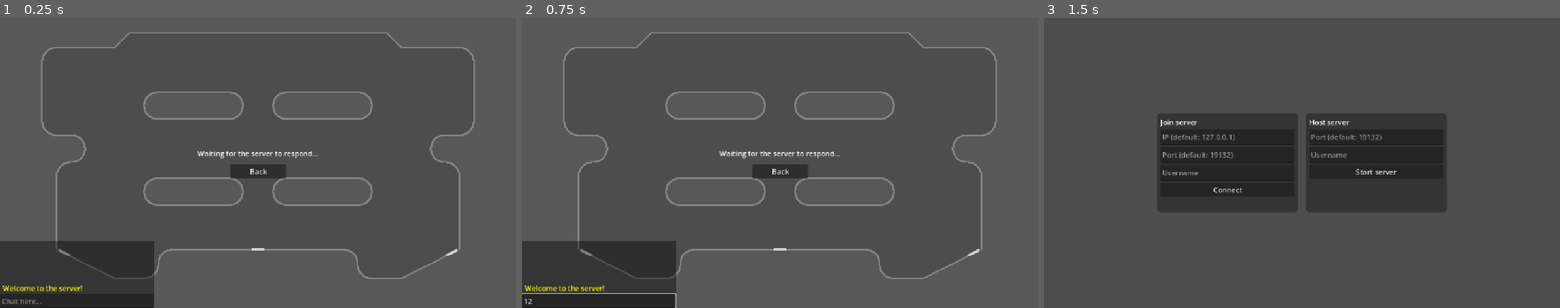
Above: before the commit, frames 1-3 (left to right).
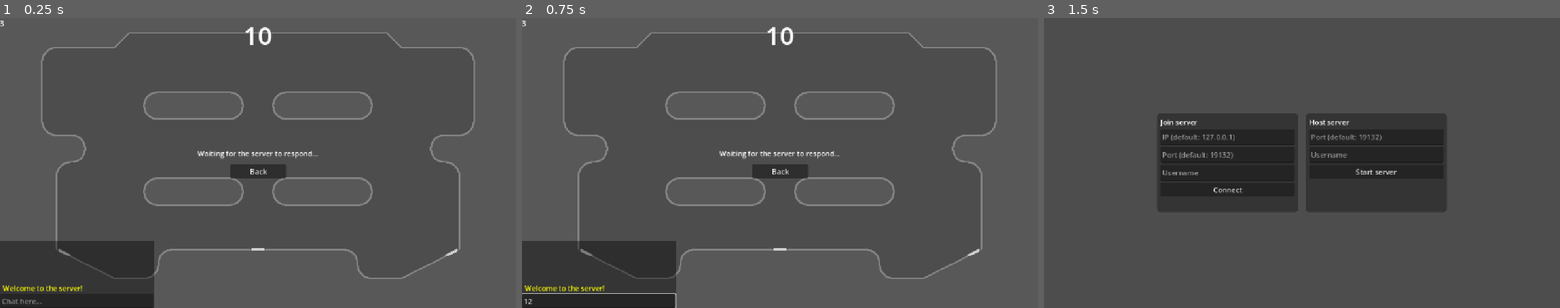
Above: after the commit, the same moments.

Repository: dairycultist/web-party-game
Game: Godot game, scene res://scenes/networked.tscn
Same seed, same stepped clock (60 frames per second), same inputs: the game is played once before the commit and once after it. This scene is started directly instead of the project's main scene.
Inputs (mouse positions are in pixels of both pictures, inside the frame that each line leads up to):
- Up to frame 1 (0.25 s): no input
- Up to frame 2 (0.75 s): click (599, 302) at 0.52 s; type "12" at 0.6 s
- Up to frame 3 (1.5 s): click "Back" at 1.25 s

The runs differ from the first frame. In frame 1, 0.2% of the frame differs, in the area x 0-53%, y 0-10%; in frame 2, 0.2%; in frame 3, nothing differs.
Error in both runs: Invalid access to property or key 'peer_connected' on a base object of type 'Nil'. (res://network.gd:112)

Commit message:
Prepare for round system

Diff:
--- a/scenes/camera.gd
+++ b/camera.gd
@@ -7,7 +7,7 @@
 
 	if target and following:
 		zoom = lerp(zoom, Vector2(1.2, 1.2), 3.0 * delta)
-
 		global_position = lerp(global_position, target.global_position * Vector2(100.0 / 500, 100.0 / 250), 5.0 * delta)
 	else:
 		zoom = lerp(zoom, Vector2.ONE, 3.0 * delta)
+		global_position = lerp(global_position, Vector2.ZERO, 5.0 * delta)
--- a/client/client.gd
+++ b/client/client.gd
@@ -46,6 +46,14 @@
 			Input.mouse_mode = Input.MOUSE_MODE_VISIBLE
 			$HUD/EscapeMenu.visible = true
 			$HUD/Chat/ChatEntry.grab_focus()
+
+@rpc("any_peer", "call_remote", "reliable", 0)
+func trigger_out_of_round():
+	$Camera.following = false
+
+@rpc("any_peer", "call_remote", "reliable", 0)
+func trigger_into_round():
+	$Camera.following = true
 
 @rpc("any_peer", "call_local", "reliable", 0)
 func send_message(msg: String, is_system_msg: bool):
--- a/client/player/player.gd
+++ b/client/player/player.gd
@@ -1,10 +1,4 @@
 extends CharacterBody2D
-
-# wario ware with a little move or die
-# FLEE! / STAB!
-# ASCEND!
-# PAINT!
-# STACK!
 
 var is_local: bool
 
--- a/scenes/networked.tscn
+++ b/scenes/networked.tscn
@@ -3,10 +3,15 @@
 [ext_resource type="Script" uid="uid://bl8ttf76cd0pe" path="res://client/client.gd" id="1_fvgob"]
 [ext_resource type="PackedScene" uid="uid://d18s3cdq05uem" path="res://client/player/player.tscn" id="2_fvgob"]
 [ext_resource type="Script" uid="uid://ca7f8ru1mg8ey" path="res://disconnect_button.gd" id="2_y3w5k"]
-[ext_resource type="Script" uid="uid://b6yph2bkb7hsg" path="res://scenes/camera.gd" id="3_jivpx"]
+[ext_resource type="Script" uid="uid://b6yph2bkb7hsg" path="res://camera.gd" id="3_jivpx"]
 [ext_resource type="Script" uid="uid://b4toqjl1ct5yc" path="res://server/server.gd" id="4_jivpx"]
 [ext_resource type="TileSet" uid="uid://um5ip70ql0eq" path="res://tile/tileset.tres" id="4_y3w5k"]
 [ext_resource type="PackedScene" uid="uid://dpyy0flp6nxkk" path="res://tile/bouncepad.tscn" id="5_dw0sb"]
+
+[sub_resource type="SceneReplicationConfig" id="SceneReplicationConfig_jivpx"]
+properties/0/path = NodePath(".:text")
+properties/0/spawn = true
+properties/0/replication_mode = 1
 
 [node name="World" type="Node" unique_id=682056448]
 
@@ -16,10 +21,28 @@
 
 [node name="Camera" type="Camera2D" parent="Client" unique_id=521663002]
 script = ExtResource("3_jivpx")
+following = false
 
 [node name="Players" type="Node2D" parent="Client" unique_id=2054653469]
 
 [node name="HUD" type="CanvasLayer" parent="Client" unique_id=1304740439]
+
+[node name="TimerLabel" type="Label" parent="Client/HUD" unique_id=2052690699]
+anchors_preset = 5
+anchor_left = 0.5
+anchor_right = 0.5
+offset_left = -32.0
+offset_right = 32.0
+offset_bottom = 77.0
+grow_horizontal = 2
+pivot_offset_ratio = Vector2(0.5, 0.5)
+theme_override_font_sizes/font_size = 56
+text = "10"
+horizontal_alignment = 1
+vertical_alignment = 1
+
+[node name="MultiplayerSynchronizer" type="MultiplayerSynchronizer" parent="Client/HUD/TimerLabel" unique_id=677338038]
+replication_config = SubResource("SceneReplicationConfig_jivpx")
 
 [node name="Chat" type="ColorRect" parent="Client/HUD" unique_id=1031297631]
 anchors_preset = 2
@@ -165,3 +188,12 @@
 script = ExtResource("4_jivpx")
 
 [node name="Players" type="Node2D" parent="Server" unique_id=1993736063]
+
+[node name="HUD" type="CanvasLayer" parent="Server" unique_id=2035393968]
+
+[node name="TimerLabel" type="Label" parent="Server/HUD" unique_id=256005203]
+offset_right = 40.0
+offset_bottom = 23.0
+
+[node name="MultiplayerSynchronizer" type="MultiplayerSynchronizer" parent="Server/HUD/TimerLabel" unique_id=161710080]
+replication_config = SubResource("SceneReplicationConfig_jivpx")
--- a/server/server.gd
+++ b/server/server.gd
@@ -1,5 +1,20 @@
 extends Node
 class_name Server
+
+# wario ware with a little move or die
+# FLEE! / STAB!
+# ASCEND!
+# PAINT!
+# STACK!
+
+
+enum RoundType {
+	OutOfRound,
+	Test
+}
+
+var _round_timer := 3.0
+var _round_type: RoundType = RoundType.OutOfRound
 
 func _enter_tree() -> void:
 	Network.connect_to_server_signal(
@@ -7,10 +22,34 @@
 		_on_peer_disconnected
 	)
 
+func _process(delta: float) -> void:
+
+	_round_timer -= delta
+
+	if _round_timer < 0.0:
+		if _round_type == RoundType.OutOfRound:
+			_round_timer = 10.0
+			_round_type = RoundType.Test
+			trigger_into_round.rpc()
+		else:
+			_round_timer = 3.0
+			_round_type = RoundType.OutOfRound
+			trigger_out_of_round.rpc()
+
+	$HUD/TimerLabel.text = str(int(ceil(_round_timer)))
+
 func _on_peer_connected(_id: int):
 	pass
 
 func _on_peer_disconnected(_id: int):
+	pass
+
+@rpc("any_peer", "call_remote", "reliable", 0)
+func trigger_out_of_round():
+	pass
+
+@rpc("any_peer", "call_remote", "reliable", 0)
+func trigger_into_round():
 	pass
 
 # need to consume RPCs clients send between each other even if we do nothing with them
Renamed: scenes/camera.gd.uid -> camera.gd.uid
